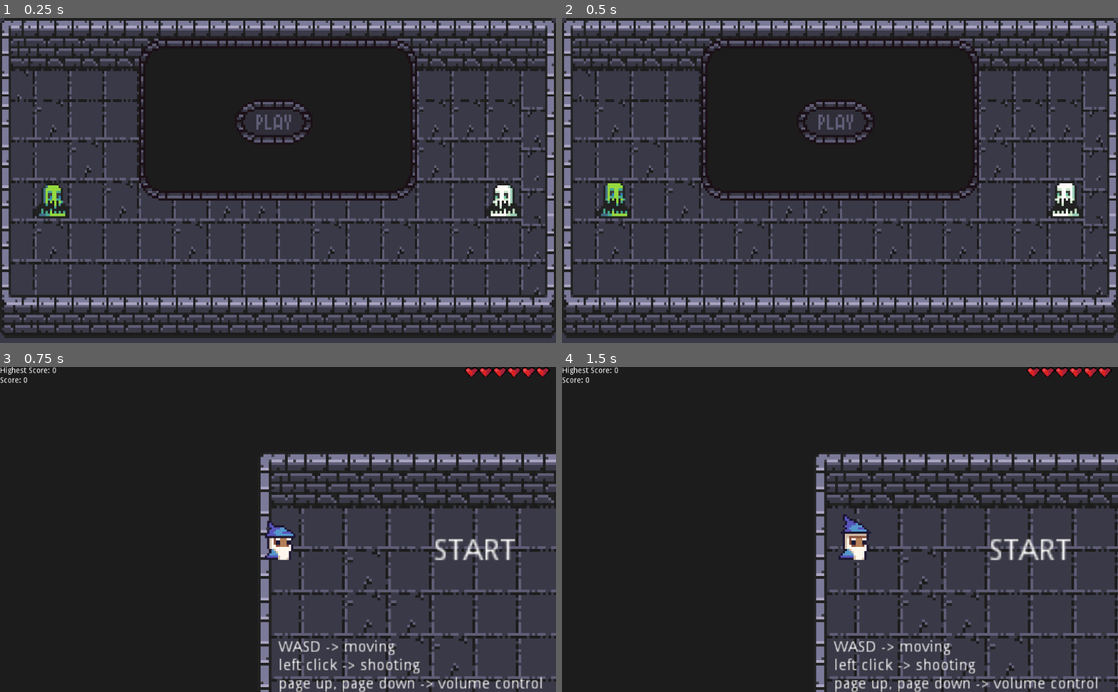
Above: before the commit, frames 1-4 (two rows, left to right).
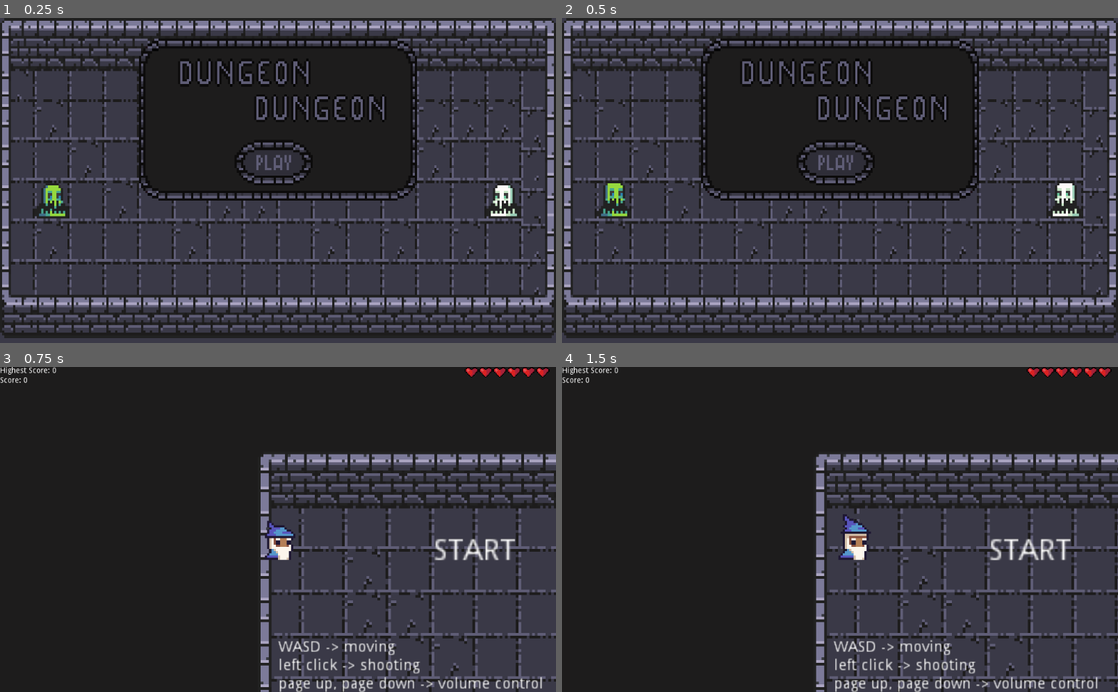
Above: after the commit, the same moments.

Repository: damejan/programowanie-gier
Game: Godot game, scene res://Scenes/Menu/MainMenu.tscn
Two runs of this game, one before a commit and one after it. Both use one fixed random seed, a clock stepped at 60 frames per second and the inputs below.
Inputs (mouse positions are in pixels of both pictures, inside the frame that each line leads up to; where the layout moved, square brackets give the same spot in the first picture):
- Up to frame 1 (0.25 s): no input
- Up to frame 2 (0.5 s): no input
- Up to frame 3 (0.75 s): click (272, 513) [272, 471] at 0.5 s
- Up to frame 4 (1.5 s): move the mouse to (962, 513) at 1.27 s; press the mouse at (962, 513) at 1.28 s; hold D (player_right) from 1.28 s (still down)

The runs differ from the first frame. In frame 1, 3.2% of the frame differs, in the area x 26-74%, y 7-55%; in frame 2, 3.2%; in frame 3, nothing differs; in frame 4, nothing differs.

Commit message:
menu change + title XD

Diff:
--- a/src/Scenes/Menu/MainMenu.tscn
+++ b/src/Scenes/Menu/MainMenu.tscn
@@ -35,10 +35,10 @@
 
 [node name="Button" type="Button" parent="."]
 show_behind_parent = true
-anchor_left = 0.441406
-anchor_top = 0.273333
-anchor_right = 0.546875
-anchor_bottom = 0.365
+anchor_left = 0.438118
+anchor_top = 0.400545
+anchor_right = 0.543586
+anchor_bottom = 0.492212
 mouse_default_cursor_shape = 2
 __meta__ = {
 "_edit_use_anchors_": true
Binary file changed: src/Graphics/Menu/Menu1.png
Binary file changed: src/Graphics/Menu/Menu2.png
Binary file changed: src/Graphics/Menu/Menu3.png
Binary file changed: src/Graphics/Menu/Menu4.png
